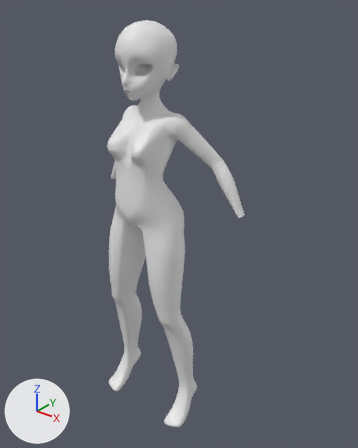
One commit to the Blender file anime.blend: the scene before it, then after it.
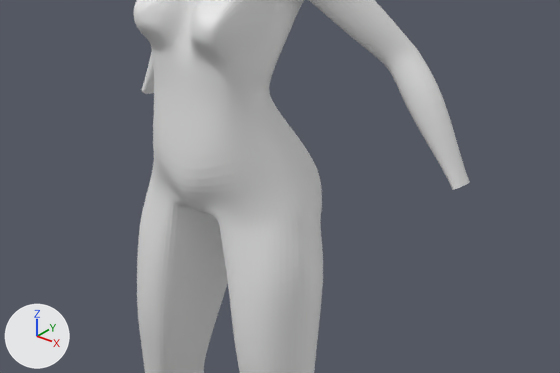
Each version appears first whole from a 50 mm lens placed at (1.247, -1.388, 1.831), pointed at (0.066, 0.089, 0.916), and next in a close-up on the part from 15% to 79% of the width and 31% to 65% of the height. The axes (+X, +Y, +Z) are drawn at lower left. The lights are the same throughout.
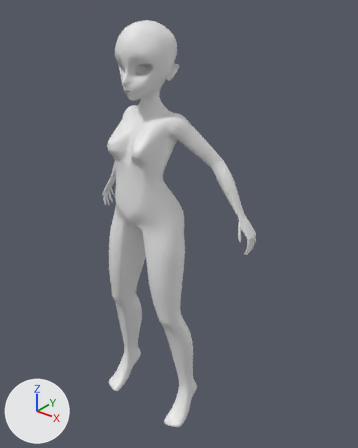
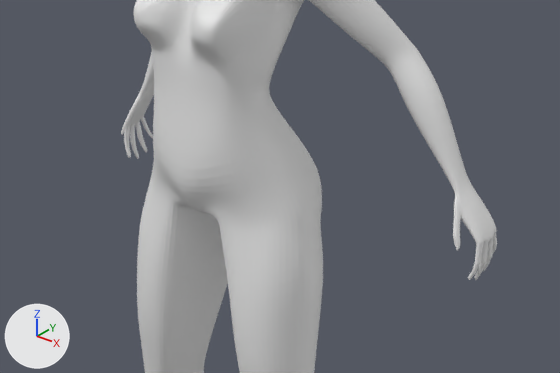
Location of each change, (x1, y1, x2, y2) in pixels of the close-ups (560 x 373 px):
'Plane', reshaped
    before: (133, 0, 470, 373)
    after: (121, 0, 497, 373)
part 1 of me_plane, built on
    before: (142, 72, 466, 190)
    after: (121, 72, 497, 280)

The change, as a diff of the scene's bpy script:
```diff
--- a/anime.blend.py
+++ b/anime.blend.py
@@ me_plane @@
 # used by ob_plane; location = (0.0, 0.0, 0.0)
-me_plane.from_pydata(...)  # 862 vertices, 821 faces; spans x 0.0..0.36, y -0.16..0.14, z 0.0..1.72
+me_plane.from_pydata(...)  # 1172 vertices, 1136 faces; spans x 0.0..0.41, y -0.16..0.16, z 0.0..1.72
+# me_plane part 1: 4 vertices removed from x 0.34..0.36, y 0.1..0.12, z 1.02..1.03; 314 vertices added at x 0.34..0.41, y 0.07..0.16, z 0.86..1.02
```
